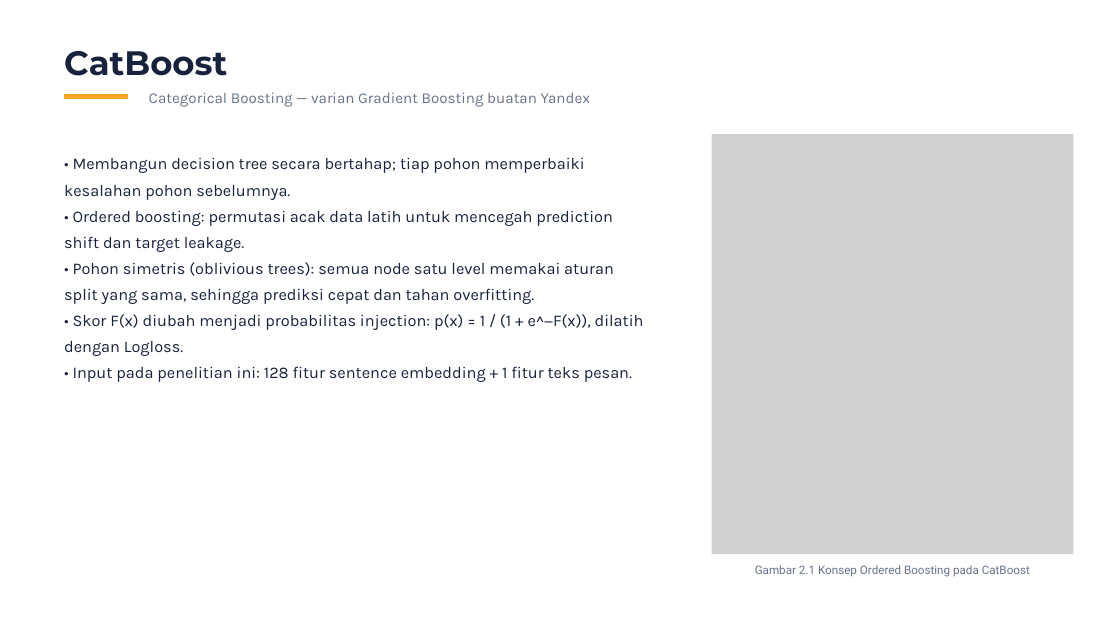
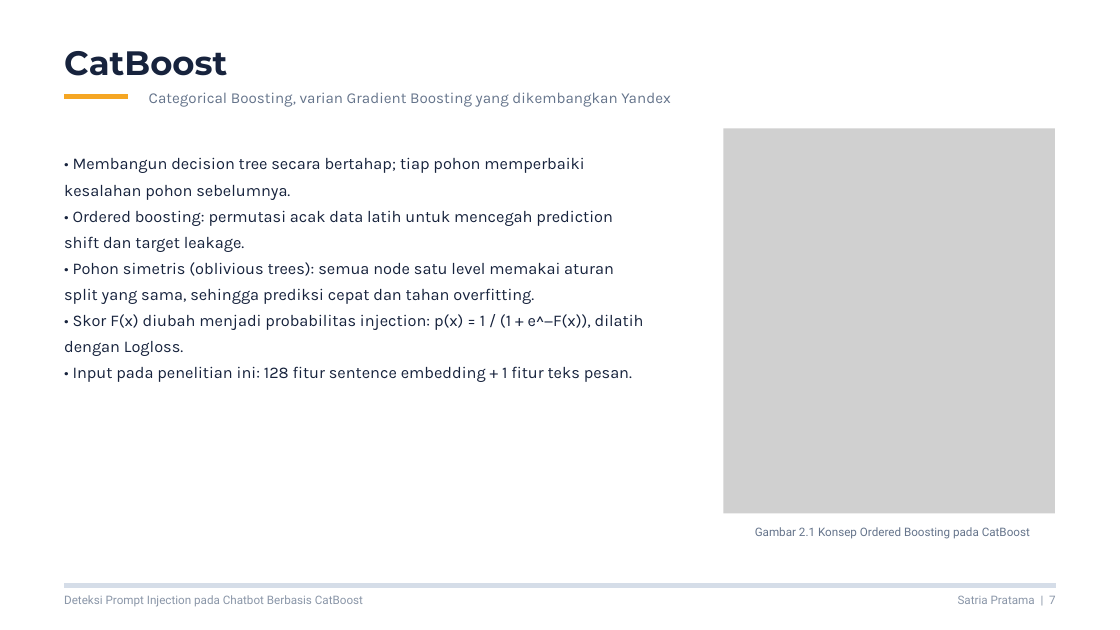
Before and after one commit to philipusmaranata/NetFort-Technologies, a slide deck: slide 7 of presentasi/Sidang_Skripsi_CatBoost.pptx. Drawn at 1120x630 pixels with LibreOffice and Linux fonts; fonts in the diff are those of the drawing; grey boxes stand for pictures. Boxes give left, top, right and bottom in pixels: in the first picture for what was removed or moved away, otherwise in the second. Text is boxed around its words. In the diff, an @@ line names an element or a change of style, - is before the commit and + after.

```diff
--- a/presentasi/Sidang_Skripsi_CatBoost.pptx
+++ b/presentasi/Sidang_Skripsi_CatBoost.pptx
@@ text at [149, 92, 671, 107]: text changed @@
-Categorical Boosting — varian Gradient Boosting buatan Yandex
+Categorical Boosting, varian Gradient Boosting yang dikembangkan Yandex
@@ picture: place and size @@
-picture at [712, 134, 1074, 554]
+picture at [724, 128, 1055, 514]
@@ text "Gambar 2.1 Konsep Ordered Boosting ...": place and size @@
-text "Gambar 2.1 Konsep Ordered Boosting ..." at [755, 565, 1030, 577]
+text "Gambar 2.1 Konsep Ordered Boosting ..." at [755, 527, 1030, 539]
@@ freeform shape added at [64, 584, 1056, 588], fill #D5DDE8 @@
@@ text added at [64, 595, 363, 607], 15 pt, text #8A96A8 @@
+Deteksi Prompt Injection pada Chatbot Berbasis CatBoost
@@ text added at [958, 596, 1056, 604], 15 pt, text #8A96A8 @@
+Satria Pratama | 7
```
Also in this commit, not shown: 16 other slides changed, 1 other file.
